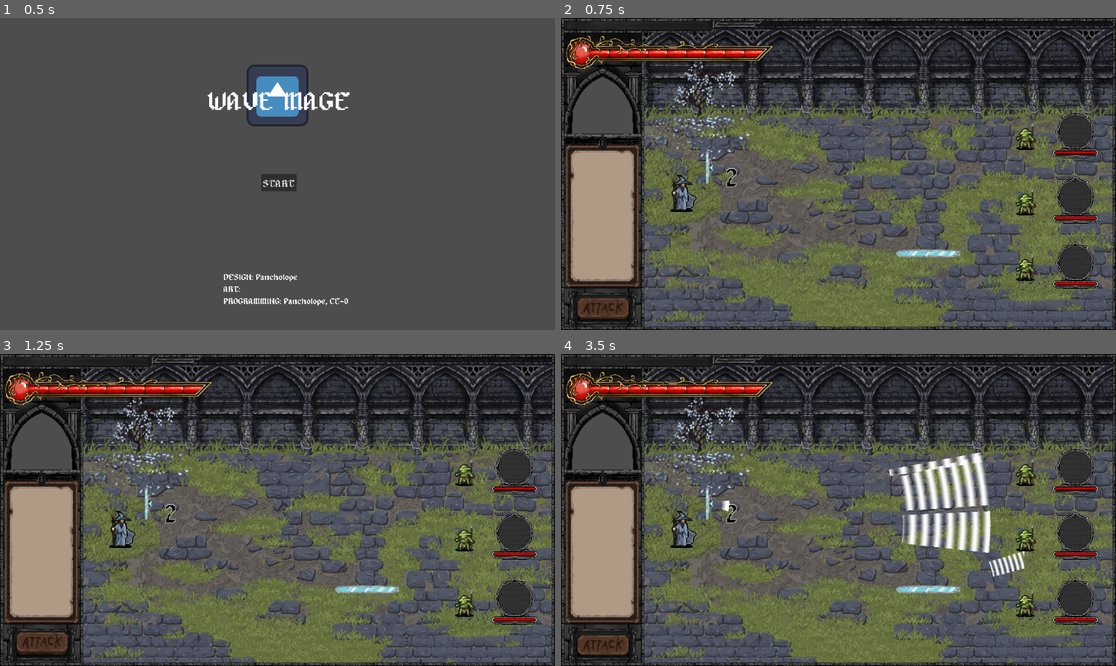
Above: before the commit, frames 1-4 (two rows, left to right).
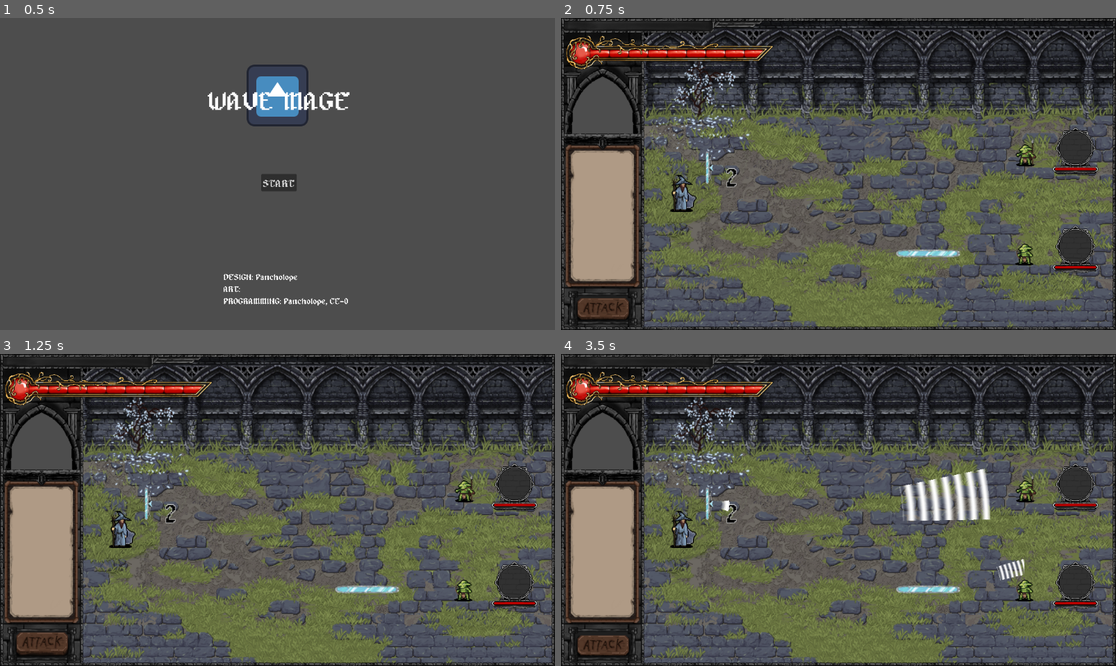
Above: after the commit, the same moments.

Repository: pancholope321/Wave-Mage
Game: Godot game, scene res://Scenes/mainMenu.tscn
The game is run twice, just before and just after one commit, with the same random seed, the same clock (stepped at 60 frames per second) and the same inputs. The project has no main scene, so this scene is started directly. The engine's default icon, where the game draws it, is replaced by a stand-in: a white triangle on a blue panel in a dark square. Sound files missing from this copy of the repository are replaced by a short silence.
Inputs (mouse positions are in pixels of both pictures, inside the frame that each line leads up to):
- Up to frame 1 (0.5 s): no input
- Up to frame 2 (0.75 s): click "START" at 0.5 s
- Up to frame 3 (1.25 s): no input
- Up to frame 4 (3.5 s): click (599, 644) at 1.25 s; drag from (927, 588) to (683, 528) at 2.02 s; drag from (705, 503) to (1027, 472) at 2.77 s

Frame 1 is identical in both runs. In frame 2, 3.4% of the frame differs, in the area x 81-97%, y 29-87%; in frame 3, 3.4%; in frame 4, 7.1%, in the area x 59-97%, y 29-87%.
Error in both runs: Invalid access to property or key 'player_stats' on a base object of type 'Nil'. (res://Scripts/global.gd:18)

Commit message:
Second enemy

Diff:
--- a/ConfigFiles/structure_information_relation.json
+++ b/ConfigFiles/structure_information_relation.json
@@ -4,7 +4,8 @@
 	"mirror":{"structure":"res://Structures/mirror.tscn"},
 	"duplicatePower":{"structure":"res://Structures/duplicator.tscn"},
 	"enemy1":{"structure":"res://Structures/Enemies/enemy_1.tscn"},
-	"damageMultiplier":{"structure":"res://Structures/damageMultiplier.tscn"}
+	"damageMultiplier":{"structure":"res://Structures/damageMultiplier.tscn"},
+	"enemy2":{"structure":"res://Structures/Enemies/enemy_2.tscn"},
 },
 "power_image":{
 	"mirror":"res://Sprites/Structure Sprites/silver_mirror.png",
@@ -15,13 +16,15 @@
 	"mirror":"Mirror",
 	"duplicatePower":"Duplicator",
 	"enemy1":"enemy",
-	"damageMultiplier":"Damage Multiplier"
+	"damageMultiplier":"Damage Multiplier",
+	"enemy2":"enemy"
 },
 "power_description":{
 	"mirror":"Reflects the wave",
 	"duplicatePower":"Duplicates incoming waves",
 	"enemy1":"Enemy attacking",
-	"damageMultiplier": "Multiply damage by 2"
+	"damageMultiplier": "Multiply damage by 2",
+	"enemy2":"Enemy attacking"
 },
 "power_costs":{
 	"mirror":3,
--- /dev/null
+++ b/Projectiles/arrow.tscn
@@ -0,0 +1,9 @@
+[gd_scene load_steps=3 format=3 uid="uid://bro8xxygb3vx1"]
+
+[ext_resource type="Texture2D" uid="uid://d30f1hfem4ckf" path="res://Sprites/Projectiles Sprites/goblin_arrow.png" id="1_fhjge"]
+[ext_resource type="Script" uid="uid://p38ilw8w4ujy" path="res://Scripts/projectile_scritp.gd" id="2_e1tst"]
+
+[node name="arrow" type="Sprite2D"]
+texture = ExtResource("1_fhjge")
+script = ExtResource("2_e1tst")
+rotate_offset_deg = 270
--- a/Scripts/Game/structure_pos_controller.gd
+++ b/Scripts/Game/structure_pos_controller.gd
@@ -19,7 +19,8 @@
 }
 var enemy_json={
 "enemy_count":{
-	"enemy1":3
+	"enemy1":1,
+	"enemy2":1
 	}
 }
 @export var debug=false
--- a/Scripts/enemyOrganizator.gd
+++ b/Scripts/enemyOrganizator.gd
@@ -50,7 +50,7 @@
 	var instance=projectile.instantiate()
 	if player==null:
 		player=playerNode
-	var start_set=self.global_position
+	var start_set=(self.global_position+point2.global_position)/2.0
 	var end_set=player.global_position
 	instance.setup_start_end(start_set,end_set)
 	self.add_child(instance)
--- a/Scripts/projectile_scritp.gd
+++ b/Scripts/projectile_scritp.gd
@@ -33,7 +33,6 @@
 	var direction=atan(yderiv)
 	self.global_position=Vector2(x,y)
 	self.rotation=direction + PI*rotate_offset_deg/180.0
-	print("rotation: ",rotation)
 
 func end_action():
 	#explotion and then queuefree, for example
--- /dev/null
+++ b/Structures/Enemies/enemy_2.tscn
@@ -0,0 +1,43 @@
+[gd_scene load_steps=9 format=3 uid="uid://bo4ph1dyfdkbb"]
+
+[ext_resource type="Script" uid="uid://c6bo20mmlploh" path="res://Scripts/enemyOrganizator.gd" id="1_ipgb7"]
+[ext_resource type="PackedScene" uid="uid://bro8xxygb3vx1" path="res://Projectiles/arrow.tscn" id="2_ipgb7"]
+[ext_resource type="Texture2D" uid="uid://dxw3caaypjomw" path="res://Sprites/Character sprites/goblin 2.png" id="3_8oato"]
+[ext_resource type="Texture2D" uid="uid://c3xgyskdsr46h" path="res://Sprites/UI sprites/enemyBGHealthbar.png" id="4_dunp2"]
+[ext_resource type="Texture2D" uid="uid://c214y064d6ffk" path="res://Sprites/UI sprites/enemyPanel.png" id="5_8mo2g"]
+[ext_resource type="Texture2D" uid="uid://dppkktqfk4pb7" path="res://Sprites/UI sprites/enemyFILLHealth.png" id="6_1ra46"]
+
+[sub_resource type="ShaderMaterial" id="ShaderMaterial_yk4my"]
+
+[sub_resource type="RectangleShape2D" id="RectangleShape2D_7aek1"]
+size = Vector2(19, 123)
+
+[node name="enemyP1" type="Area2D" node_paths=PackedStringArray("point1", "point2", "healthBar")]
+script = ExtResource("1_ipgb7")
+point1 = NodePath(".")
+point2 = NodePath("enemyP2")
+projectile = ExtResource("2_ipgb7")
+healthBar = NodePath("TextureProgressBar")
+health = 200.0
+
+[node name="Sprite2D" type="Sprite2D" parent="."]
+material = SubResource("ShaderMaterial_yk4my")
+position = Vector2(-93, 57)
+texture = ExtResource("3_8oato")
+
+[node name="enemyP2" type="Node2D" parent="."]
+position = Vector2(0, 122)
+
+[node name="CollisionShape2D" type="CollisionShape2D" parent="."]
+position = Vector2(1.5, 61.5)
+shape = SubResource("RectangleShape2D_7aek1")
+
+[node name="TextureProgressBar" type="TextureProgressBar" parent="."]
+offset_left = 58.0
+offset_top = 6.0
+offset_right = 154.0
+offset_bottom = 104.0
+value = 95.0
+texture_under = ExtResource("4_dunp2")
+texture_over = ExtResource("5_8mo2g")
+texture_progress = ExtResource("6_1ra46")
Binary file changed: Sprites/Projectiles Sprites/goblin_arrow.png
